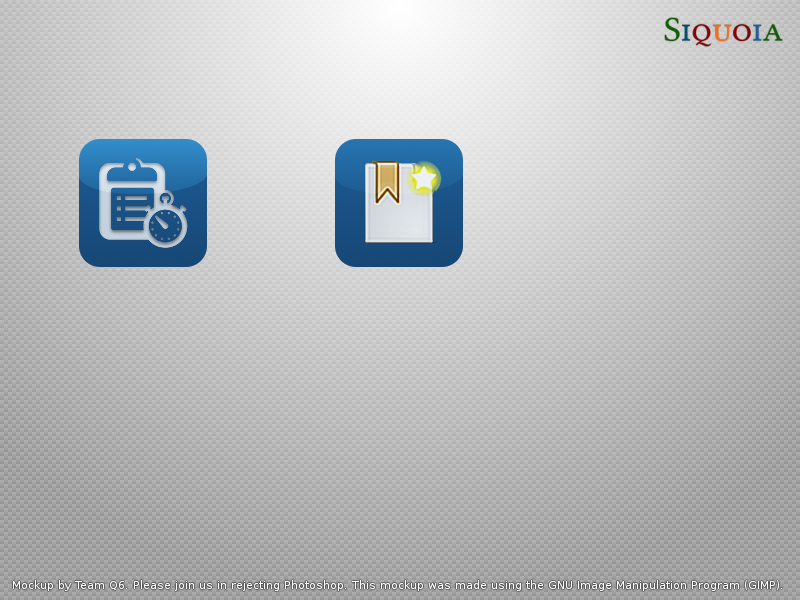
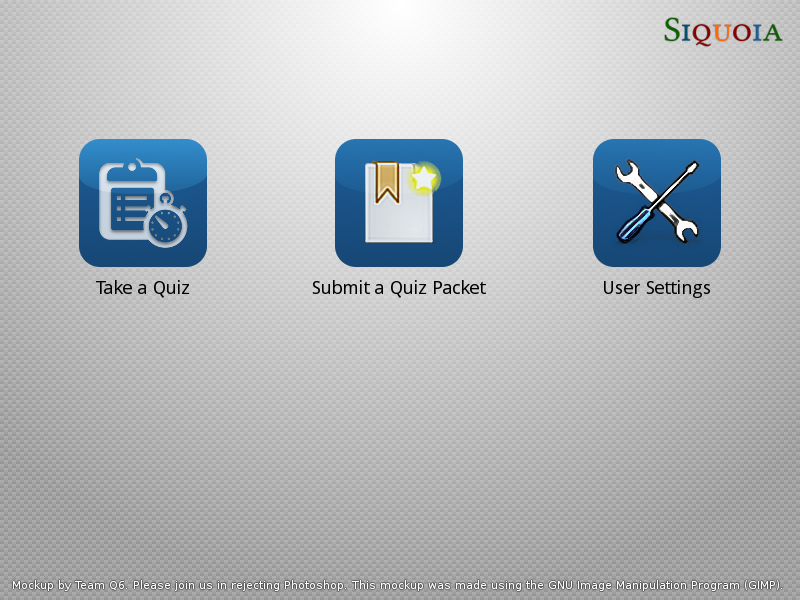
Layers edited between the first and the second (800, 600) image:
added layer "Submit a Quiz Packet" above "Take a Quiz" over [312, 280, 486, 298]
added layer "Take a Quiz" above "User Settings" over [96, 280, 190, 298]
added layer "User Settings" above "settings icon" over [604, 280, 710, 298]
added layer "settings icon" above "packet icon" over [593, 139, 721, 267]
